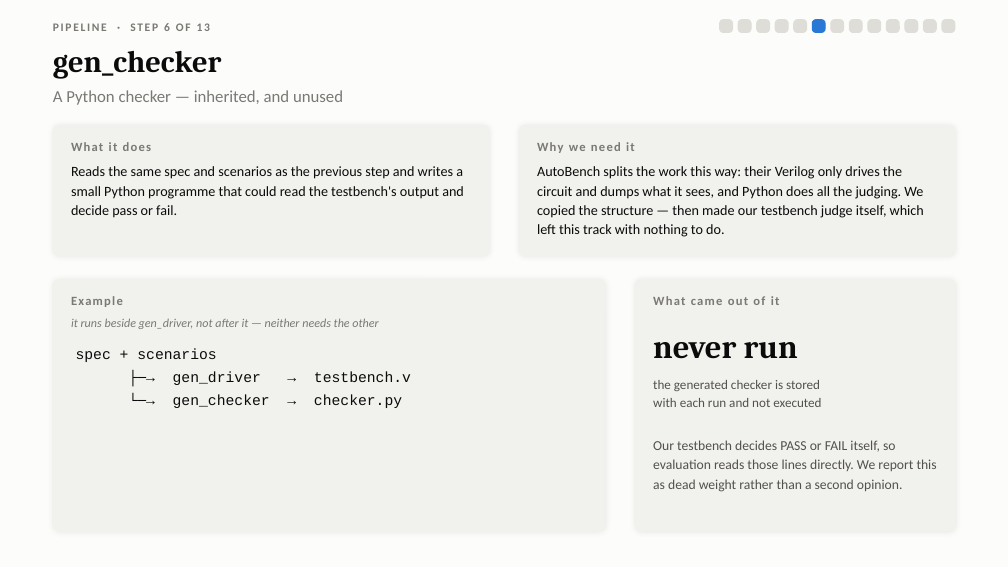
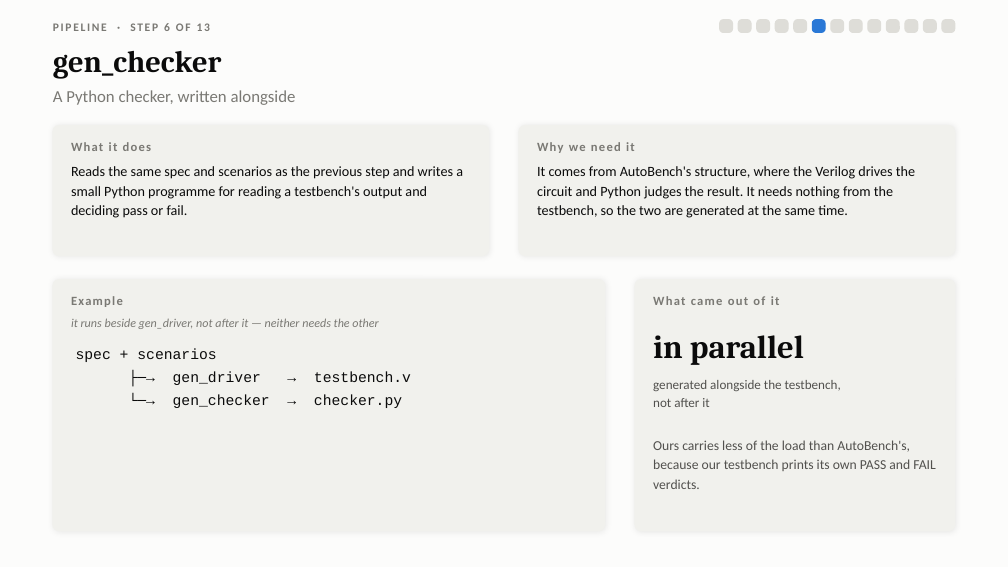
Before and after one commit to Sawaiz-zip/agentic-verilog-testbench, a slide deck: slide 12 of docs/presentation.pptx. Drawn at 1008x567 pixels with LibreOffice and Linux fonts; fonts in the diff are those of the drawing. Boxes give left, top, right and bottom in pixels: in the first picture for what was removed or moved away, otherwise in the second. Text is boxed around its words. In the diff, an @@ line names an element or a change of style, - is before the commit and + after.

```diff
--- a/docs/presentation.pptx
+++ b/docs/presentation.pptx
@@ text at [53,90,296,105]: text changed @@
-A Python checker — inherited, and unused
+A Python checker, written alongside
@@ text at [71,166,463,218]: text changed @@
-Reads the same spec and scenarios as the previous step and writes a small Python programme that could read the testbench's output and decide pass or fail.
+Reads the same spec and scenarios as the previous step and writes a small Python programme for reading a testbench's output and deciding pass or fail.
@@ text at [537,166,915,218]: text changed @@
-AutoBench splits the work this way: their Verilog only drives the circuit and dumps what it sees, and Python does all the judging. We copied the structure — then made our testbench judge itself, which left this track with nothing to do.
+It comes from AutoBench's structure, where the Verilog drives the circuit and Python judges the result. It needs nothing from the testbench, so the two are generated at the same time.
@@ text at [653,335,804,365]: text changed @@
-never run
+in parallel
@@ text at [653,380,841,407]: text changed @@
-the generated checker is stored
-with each run and not executed
+generated alongside the testbench,
+not after it
@@ text at [653,440,936,489]: text changed @@
-Our testbench decides PASS or FAIL itself, so evaluation reads those lines directly. We report this as dead weight rather than a second opinion.
+Ours carries less of the load than AutoBench's, because our testbench prints its own PASS and FAIL verdicts.
```
Also in this commit, not shown: 1 other file.
